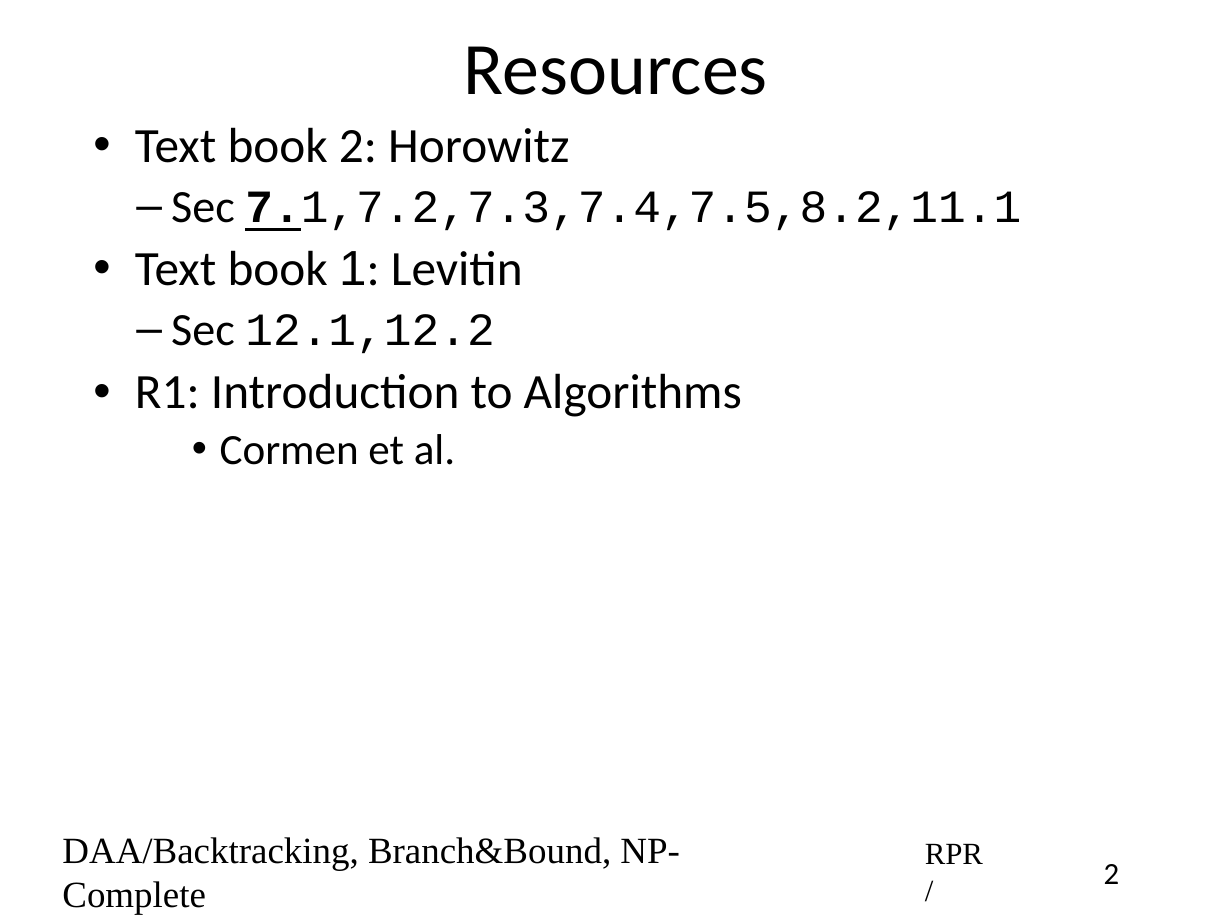
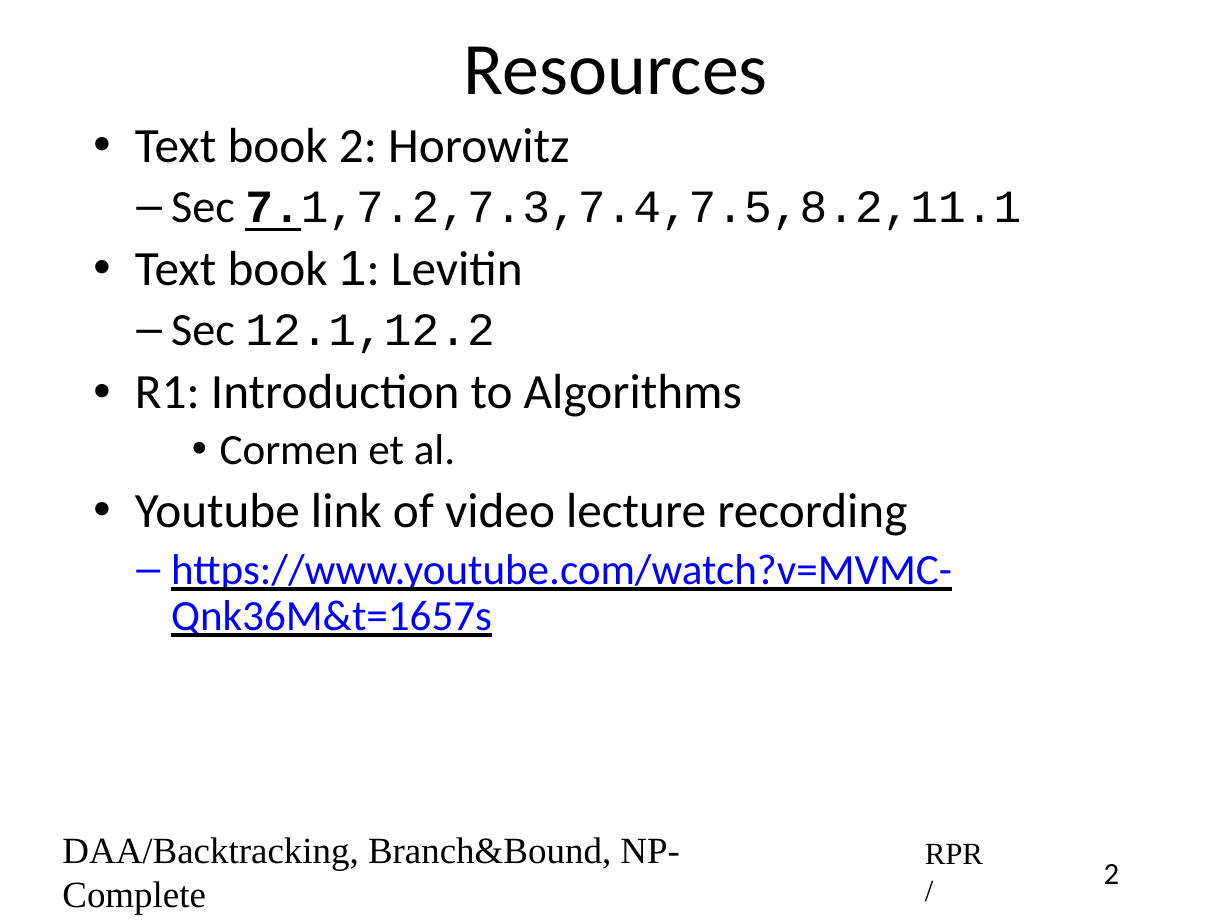
Before and after one commit to rprustagi/2019-17CS43-DAA, a slide deck: slide 2 of Slides-RPR/2019-H1-DAA-L42-BackTrack-approach-algo.pptx. Drawn at 1232x924 pixels with LibreOffice and Linux fonts; fonts in the diff are those of the drawing. Boxes give left, top, right and bottom in pixels: in the first picture for what was removed or moved away, otherwise in the second. Text is boxed around its words. In the diff, an @@ line names an element or a change of style, - is before the commit and + after.

Commit message:
Added youtube video link in resource

```diff
--- a/Slides-RPR/2019-H1-DAA-L42-BackTrack-approach-algo.pptx
+++ b/Slides-RPR/2019-H1-DAA-L42-BackTrack-approach-algo.pptx
@@ text at (135, 492, 952, 637): paragraphs added @@
+• Youtube link of video lecture recording
+  – https://www.youtube.com/watch?v=MVMC-Qnk36M&t=1657s
```
Also in this commit, not shown: 8 other files.
